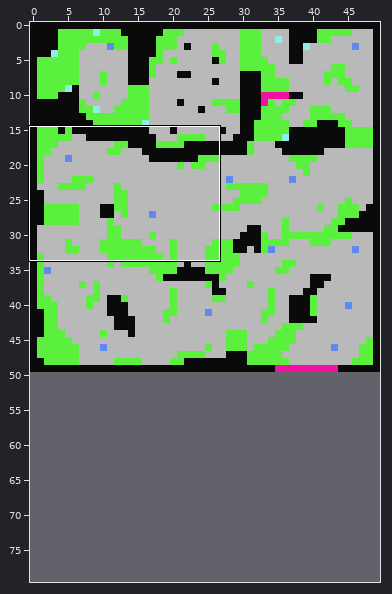
One commit to this Tiled map: Assets/maps/map1.tmx. Above, an overview of the earlier version with the close-up marked.
Close-up. First the earlier version:
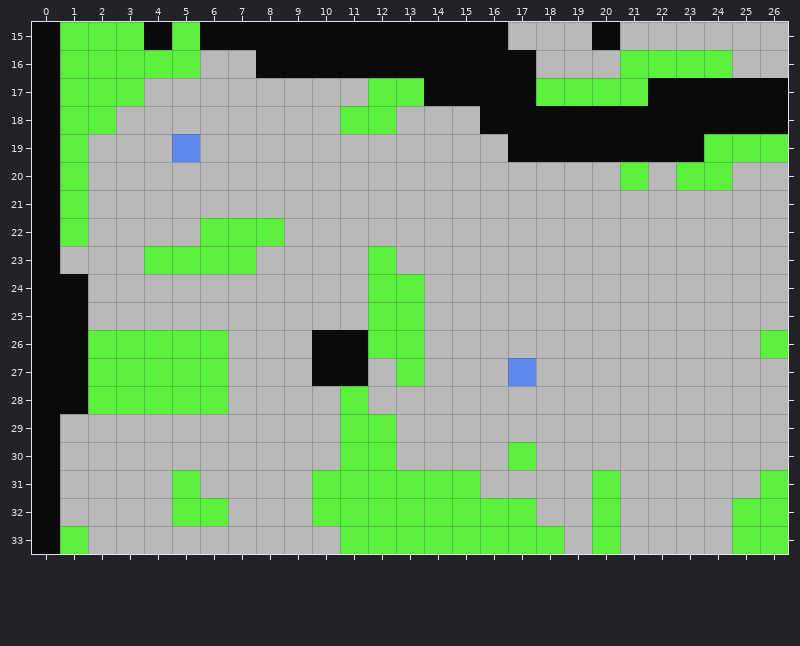
Cells are 32x32 px. Shown: x 0..26, y 15..33. The commit also changed other parts of the map, which this record leaves out. Tiles whose own drawing changed are shown in their newer look in all pictures. The old version is drawn lined up with the new one.
The same view after the edit:
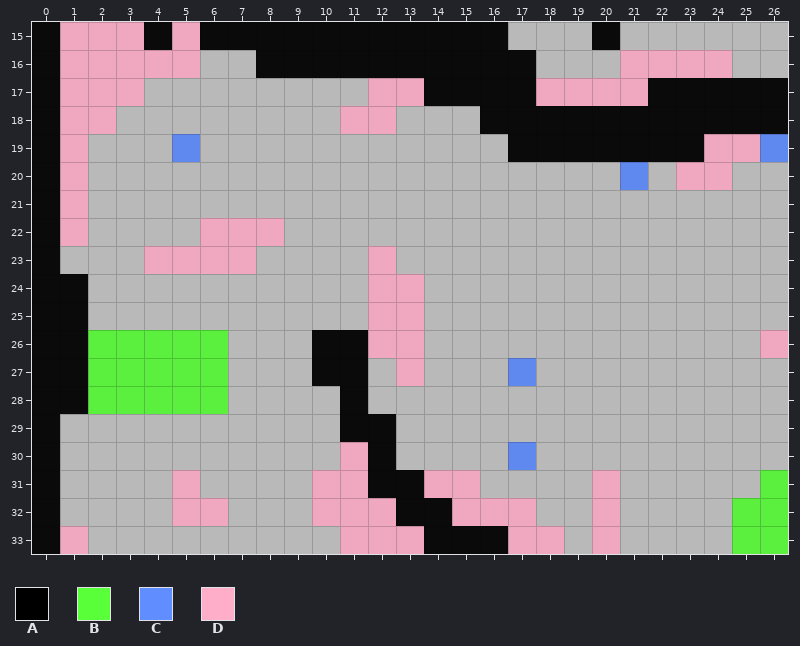
Key: from "tiles": A 0, B 2, C 3, D 7.
_ is an empty cell, . an unchanged one.
What changed:
map size 50x50 -> 50x80 cells
--- layer "Tile Layer 1"
@@ x 1..26 @@
-15 BBB.B.....................
-16 BBBBB...............BBBB..
-17 BBB........BB....BBBB.....
-18 BB........BB..............
-19 B......................BBB
-20 B...................B.BB..
-21 B.........................
-22 B....BBB..................
-23 ...BBBB....B..............
-24 ...........BB.............
-25 ...........BB.............
-26 ...........BB............B
-27 ............B.............
-28 ..........B...............
-29 ..........BB..............
-30 ..........BB....B.........
-31 ....B....BBBBBB....B......
-32 ....BB...BBBBBBBB..B......
-33 B.........BBBBBBBB.B......
+15 DDD.D.....................
+16 DDDDD...............DDDD..
+17 DDD........DD....DDDD.....
+18 DD........DD..............
+19 D......................DDC
+20 D...................C.DD..
+21 D.........................
+22 D....DDD..................
+23 ...DDDD....D..............
+24 ...........DD.............
+25 ...........DD.............
+26 ...........DD............D
+27 ............D.............
+28 ..........A...............
+29 ..........AA..............
+30 ..........DA....C.........
+31 ....D....DDAADD....D......
+32 ....DD...DDDAADDD..D......
+33 D.........DDDAAADD.D......
